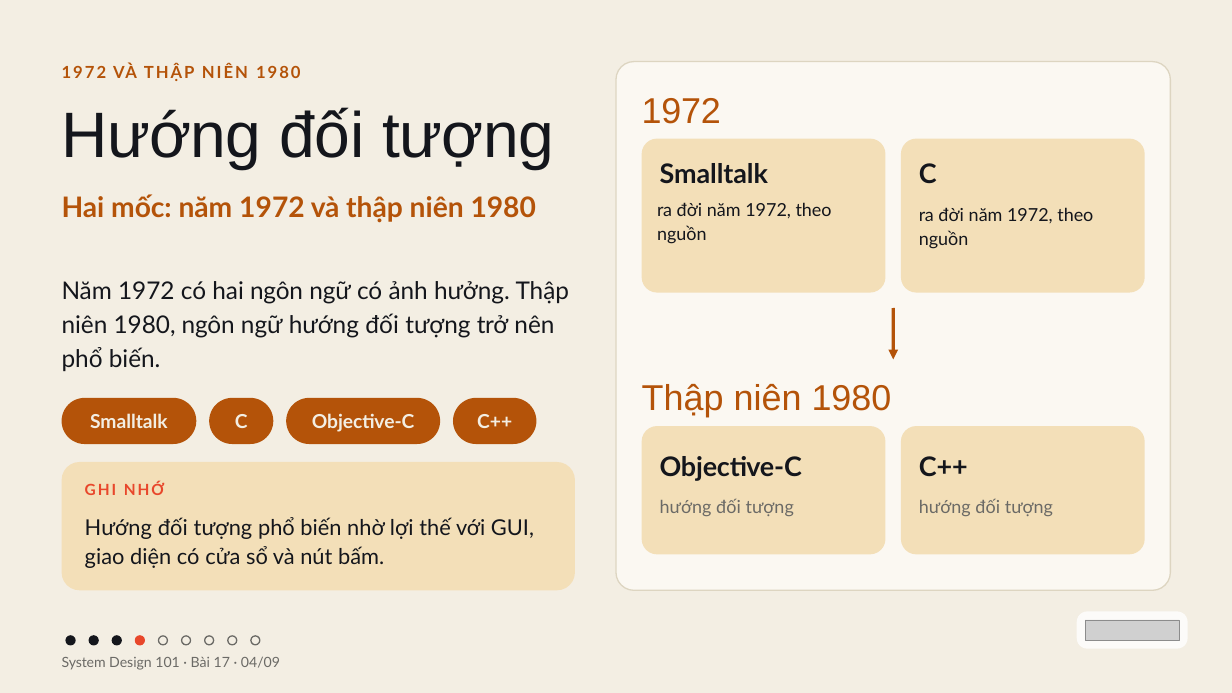
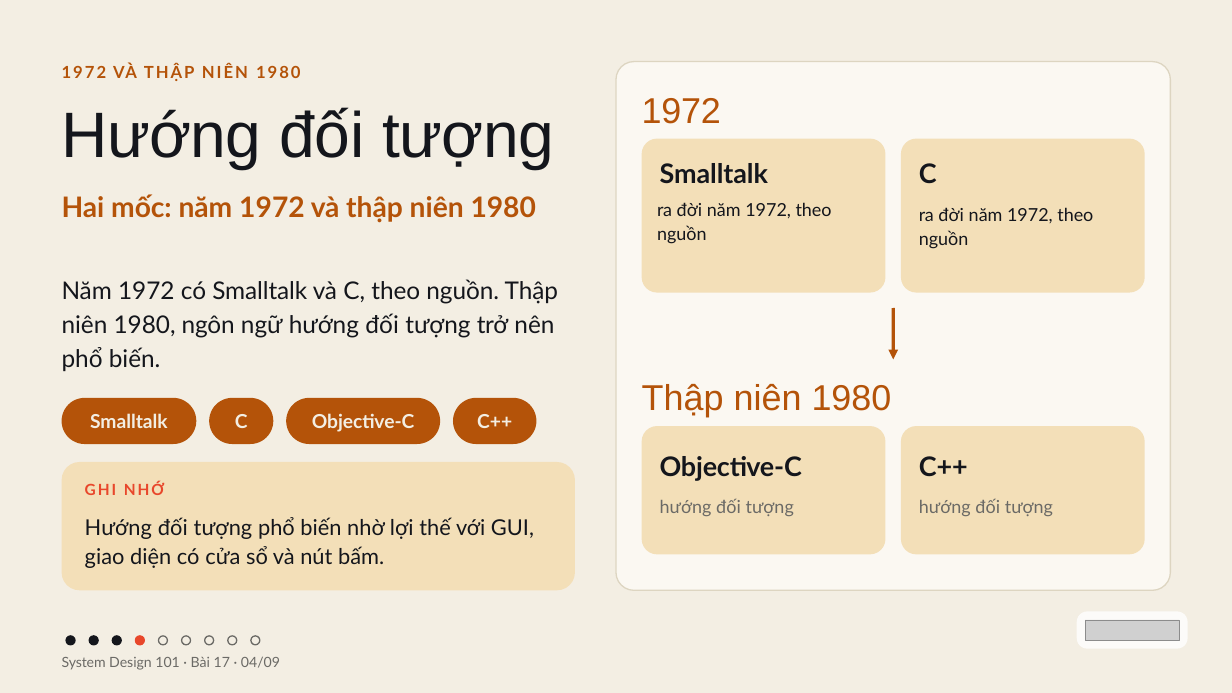
Before and after one commit to vohoailinh90/tool-marketing-studio, a slide deck: slide 4 of system-design-101/vi/lessons/sd-10-017/slides/sd-10-017.pptx. Drawn at 1232x693 pixels with LibreOffice and Linux fonts; fonts in the diff are those of the drawing; grey boxes stand for pictures. Boxes give left, top, right and bottom in pixels: in the first picture for what was removed or moved away, otherwise in the second. Text is boxed around its words. In the diff, an @@ line names an element or a change of style, - is before the commit and + after.

```diff
--- a/system-design-101/vi/lessons/sd-10-017/slides/sd-10-017.pptx
+++ b/system-design-101/vi/lessons/sd-10-017/slides/sd-10-017.pptx
@@ text at (x1=62, y1=279, x2=558, y2=371): text changed @@
-Năm 1972 có hai ngôn ngữ có ảnh hưởng. Thập niên 1980, ngôn ngữ hướng đối tượng trở nên phổ biến.
+Năm 1972 có Smalltalk và C, theo nguồn. Thập niên 1980, ngôn ngữ hướng đối tượng trở nên phổ biến.
```
Also in this commit, not shown: 2 other files.
